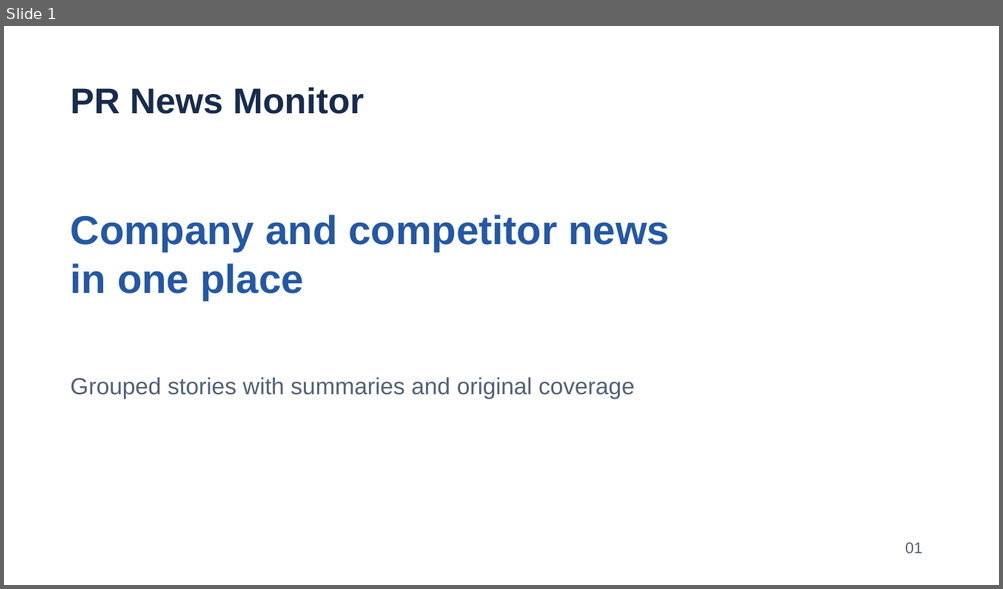
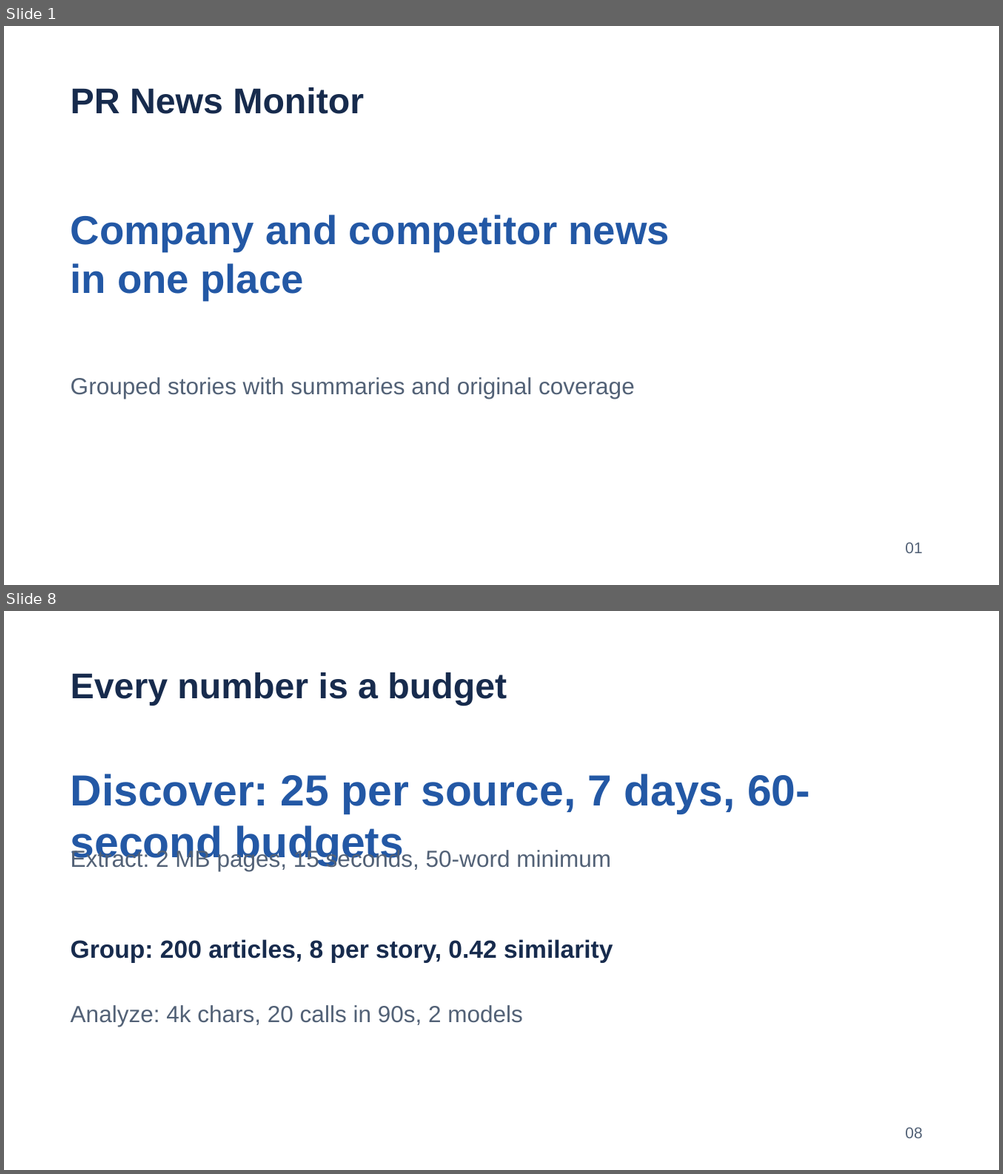
Before and after one commit to emretheus/pr-news-monitor, a slide deck: docs/presentation/pr-news-monitor.pptx. Shown one above the other, each under a label of ours: slide 1 before the commit, slides 1 and 8 after it; the slides between them are not shown. The pictures are 1003x589 and 1003x1174 pixels, drawn with LibreOffice and Linux fonts; fonts in the diff are those of the drawing. Boxes give left, top, right and bottom in pixels: in the first picture for what was removed or moved away, otherwise in the second. Text is boxed around its words. In the diff, an @@ line names an element or a change of style, - is before the commit and + after.

Commit message:
Sync docs and decks with implementation: 8-slide narrative, fallback model, 145 tests, docs folder tidy

```diff
--- a/docs/presentation/pr-news-monitor.pptx
+++ b/docs/presentation/pr-news-monitor.pptx
@@ slide 8 added at [4, 611, 999, 1170], background #FFFFFF @@
@@ text added at [71, 672, 506, 706], 34.5 pt, text #172B4D, bold @@
+Every number is a budget
@@ text added at [71, 774, 810, 866], 42 pt, text #2358A5, bold @@
+Discover: 25 per source, 7 days, 60-second budgets
@@ text added at [71, 849, 611, 871], 22.5 pt, text #526176 @@
+Extract: 2 MB pages, 15 seconds, 50-word minimum
@@ text added at [71, 940, 612, 963], 24 pt, text #172B4D, bold @@
+Group: 200 articles, 8 per story, 0.42 similarity
@@ text added at [71, 1005, 523, 1027], 22.5 pt, text #526176 @@
+Analyze: 4k chars, 20 calls in 90s, 2 models
@@ text added at [905, 1128, 922, 1139], 15 pt, text #526176 @@
+08
```
Also in this commit, not shown: 4 slides changed, 2 other slides added, 1 slide removed, 5 other files.
